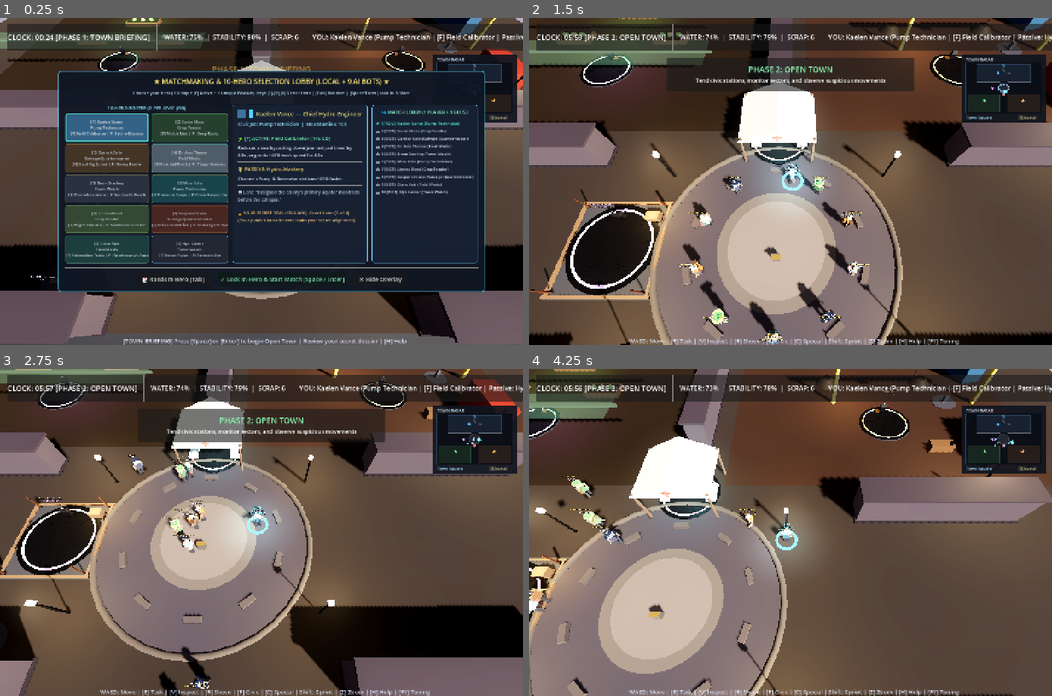
Above: before the commit, frames 1-4 (two rows, left to right).
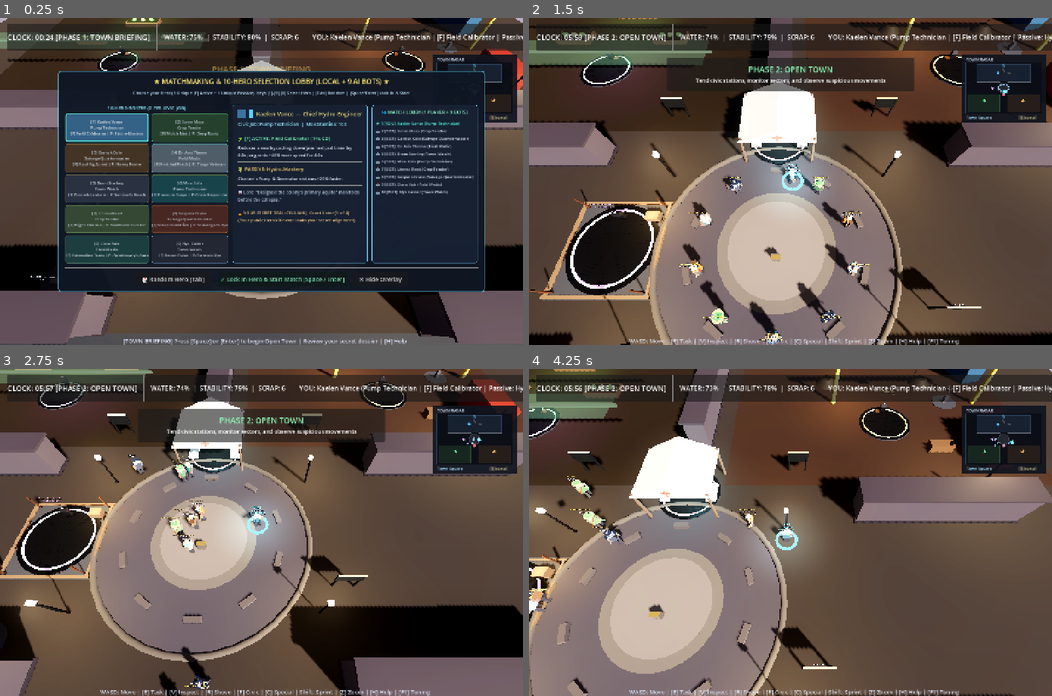
Above: after the commit, the same moments.

Repository: aymira-g/The-Gray-Synthesis
Game: Godot game, scene res://scenes/Main3D.tscn
Same seed, same stepped clock (60 frames per second), same inputs: the game is played once before the commit and once after it.
Inputs (mouse positions are in pixels of both pictures, inside the frame that each line leads up to):
- Up to frame 1 (0.25 s): no input
- Up to frame 2 (1.5 s): click "✓ Lock In Hero & Start Match …" at 0.5 s; tap Enter at 1.25, 1.35 s; move the mouse to (905, 165) at 1.27 s; hold Right (ui_right) from 1.28 s (still down); click (905, 165) at 1.42 s
- Up to frame 3 (2.75 s): tap Space at 1.52, 2.27 s; move the mouse to (156, 548) at 2.02 s; release Right (ui_right) at 2.03 s; hold Down (ui_down) from 2.03 s (still down); tap 1 at 2.1 s
- Up to frame 4 (4.25 s): move the mouse to (842, 460) at 2.77 s; release Down (ui_down) at 2.78 s; hold Right (ui_right) 2.78-3.53 s; tap 2 at 2.85 s; move the mouse to (764, 597) at 3.52 s; hold Up (ui_up) from 3.53 s (still down); tap 3 at 3.6 s; click (764, 597) at 3.67 s; tap Space at 3.77 s

The runs differ from the first frame. In frame 1, less than 0.1% of the frame differs, in the area x 6-13%, y 99-100%; in frame 2, 0.9%; in frame 3, 0.6%; in frame 4, 1.0%, in the area x 7-59%, y 25-92%.

Commit message:
Add sector wayfinding signs
Co-authored-by: Copilot <223556219+Copilot@users.noreply.github.com>

Diff:
--- a/scripts/TownMap3D.gd
+++ b/scripts/TownMap3D.gd
@@ -353,6 +353,77 @@
 	_setup_pump_station_decor(decor_root)
 	_setup_greenhouse_decor(decor_root)
 	_setup_salvage_yard_decor(decor_root)
+	_setup_sector_wayfinding(decor_root)
+
+func _setup_sector_wayfinding(root: Node3D) -> void:
+	var signs_root := Node3D.new()
+	signs_root.name = "SectorWayfinding"
+	root.add_child(signs_root)
+
+	_create_wayfinding_sign(signs_root, "TownSquareSign", "TOWN SQUARE", "COUNCIL & CLINIC", Vector3(11.0, 0.0, 4.0), Color(0.92, 0.72, 0.42))
+	_create_wayfinding_sign(signs_root, "PumpStationSign", "PUMP STATION", "WATER SYSTEMS", Vector3(-11.0, 0.0, 14.0), Color(0.36, 0.78, 0.95))
+	_create_wayfinding_sign(signs_root, "GreenhouseSign", "GREENHOUSE", "CROPS & HYDROPONICS", Vector3(-10.0, 0.0, -13.0), Color(0.48, 0.88, 0.52))
+	_create_wayfinding_sign(signs_root, "SalvageYardSign", "SALVAGE YARD", "REPAIR & REUSE", Vector3(10.0, 0.0, -13.0), Color(0.94, 0.60, 0.34))
+
+func _create_wayfinding_sign(root: Node3D, sign_name: String, title: String, subtitle: String, sign_position: Vector3, accent: Color) -> void:
+	var sign := Node3D.new()
+	sign.name = sign_name
+	sign.position = sign_position
+	root.add_child(sign)
+
+	var post_material := StandardMaterial3D.new()
+	post_material.albedo_color = Color(0.20, 0.22, 0.24)
+	post_material.metallic = 0.68
+	post_material.roughness = 0.55
+
+	var post_mesh := CylinderMesh.new()
+	post_mesh.top_radius = 0.07
+	post_mesh.bottom_radius = 0.09
+	post_mesh.height = 2.15
+	for post_x in [-0.82, 0.82]:
+		var post := MeshInstance3D.new()
+		post.mesh = post_mesh
+		post.material_override = post_material
+		post.position = Vector3(post_x, 1.075, 0.0)
+		sign.add_child(post)
+
+	var panel := MeshInstance3D.new()
+	panel.name = "SignPanel"
+	var panel_mesh := BoxMesh.new()
+	panel_mesh.size = Vector3(1.95, 1.05, 0.12)
+	panel.mesh = panel_mesh
+	var panel_material := StandardMaterial3D.new()
+	panel_material.albedo_color = Color(0.13, 0.15, 0.17)
+	panel_material.metallic = 0.42
+	panel_material.roughness = 0.72
+	panel.material_override = panel_material
+	panel.position = Vector3(0.0, 1.75, 0.0)
+	sign.add_child(panel)
+
+	var accent_bar := MeshInstance3D.new()
+	accent_bar.name = "SectorAccent"
+	var accent_mesh := BoxMesh.new()
+	accent_mesh.size = Vector3(1.95, 0.08, 0.14)
+	accent_bar.mesh = accent_mesh
+	var accent_material := StandardMaterial3D.new()
+	accent_material.albedo_color = accent
+	accent_material.emission_enabled = true
+	accent_material.emission = accent
+	accent_material.emission_energy_multiplier = 0.45
+	accent_bar.material_override = accent_material
+	accent_bar.position = Vector3(0.0, 2.285, 0.0)
+	sign.add_child(accent_bar)
+
+	var label := Label3D.new()
+	label.name = "SectorLabel"
+	label.text = "%s\n%s" % [title, subtitle]
+	label.font_size = 24
+	label.modulate = Color(0.90, 0.89, 0.82)
+	label.outline_size = 5
+	label.outline_modulate = Color(0.02, 0.03, 0.04, 0.98)
+	label.billboard = BaseMaterial3D.BILLBOARD_ENABLED
+	label.position = Vector3(0.0, 1.78, -0.075)
+	sign.add_child(label)
 
 func _setup_sector_floors(root: Node3D) -> void:
 	var floor_group := Node3D.new()
--- a/test_visual_and_atmospheric_polish.gd
+++ b/test_visual_and_atmospheric_polish.gd
@@ -102,6 +102,13 @@
 	print("\n[TEST GROUP 3] Sector Floor Inlays & Architectural Props")
 	var decor: Node3D = map.get_node_or_null("SectorDecorations")
 	assert_test.call(decor != null, "SectorDecorations root node present in TownMap3D")
+	var wayfinding: Node3D = decor.get_node_or_null("SectorWayfinding")
+	assert_test.call(wayfinding != null and wayfinding.get_child_count() == 4, "Four sector wayfinding signs identify the main districts")
+	if wayfinding != null:
+		for sign_name in ["TownSquareSign", "PumpStationSign", "GreenhouseSign", "SalvageYardSign"]:
+			var sign: Node3D = wayfinding.get_node_or_null(sign_name)
+			assert_test.call(sign != null and sign.get_node_or_null("SignPanel") is MeshInstance3D, "%s has a visible sign panel" % sign_name)
+			assert_test.call(sign != null and sign.get_node_or_null("SectorLabel") is Label3D, "%s has readable sector text" % sign_name)
 
 	# Sector Floors
 	var floors: Node3D = decor.get_node_or_null("SectorFloors")
